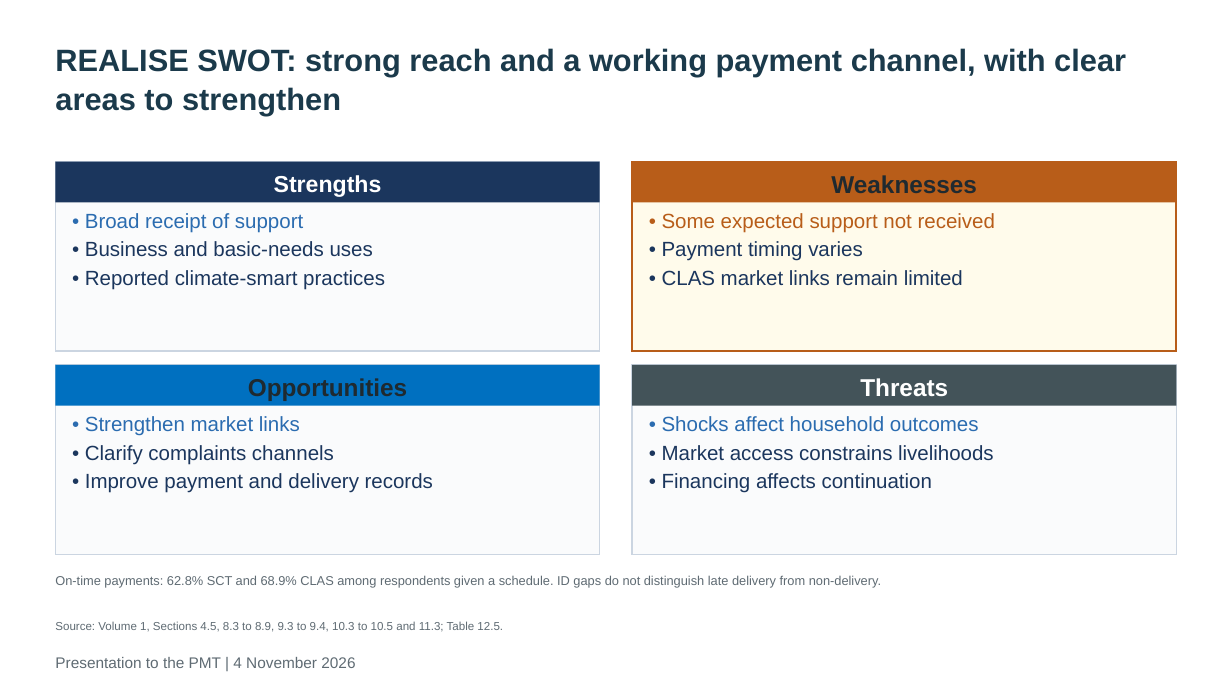
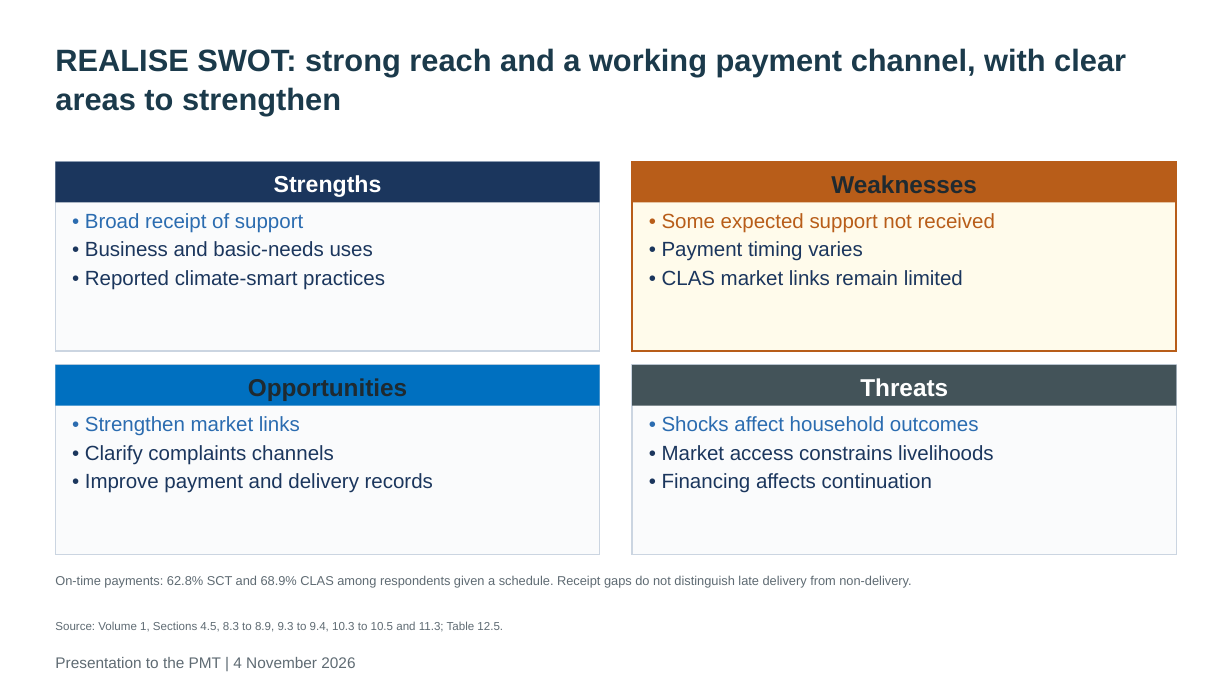
Before and after one commit to kokouekpinda/kokouekpinda, a slide deck: slide 45 of deliverables/REALISE_PMT_Presentation_v5.pptx. Drawn at 1232x693 pixels with LibreOffice and Linux fonts; fonts in the diff are those of the drawing. Boxes give left, top, right and bottom in pixels: in the first picture for what was removed or moved away, otherwise in the second. Text is boxed around its words. In the diff, an @@ line names an element or a change of style, - is before the commit and + after.

```diff
--- a/deliverables/REALISE_PMT_Presentation_v5.pptx
+++ b/deliverables/REALISE_PMT_Presentation_v5.pptx
@@ text at [55, 575, 911, 588]: text changed @@
-On-time payments: 62.8% SCT and 68.9% CLAS among respondents given a schedule. ID gaps do not distinguish late delivery from non-delivery.
+On-time payments: 62.8% SCT and 68.9% CLAS among respondents given a schedule. Receipt gaps do not distinguish late delivery from non-delivery.
```
Also in this commit, not shown: 11 other slides changed, 9 other files.
